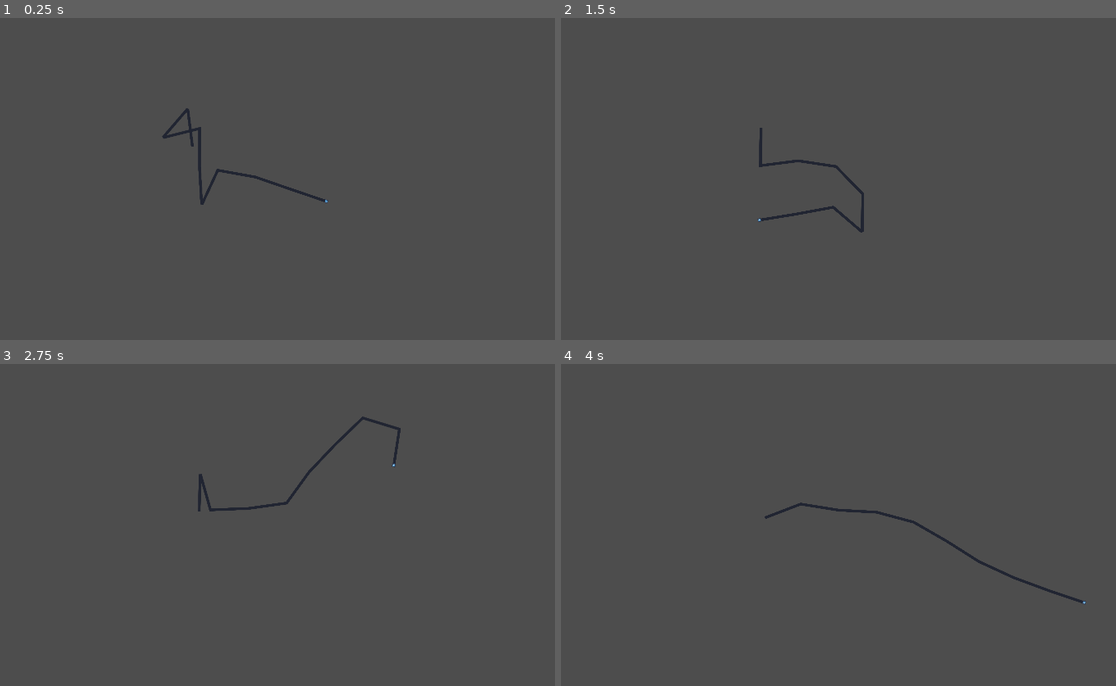
Above: before the commit, frames 1-4 (two rows, left to right).
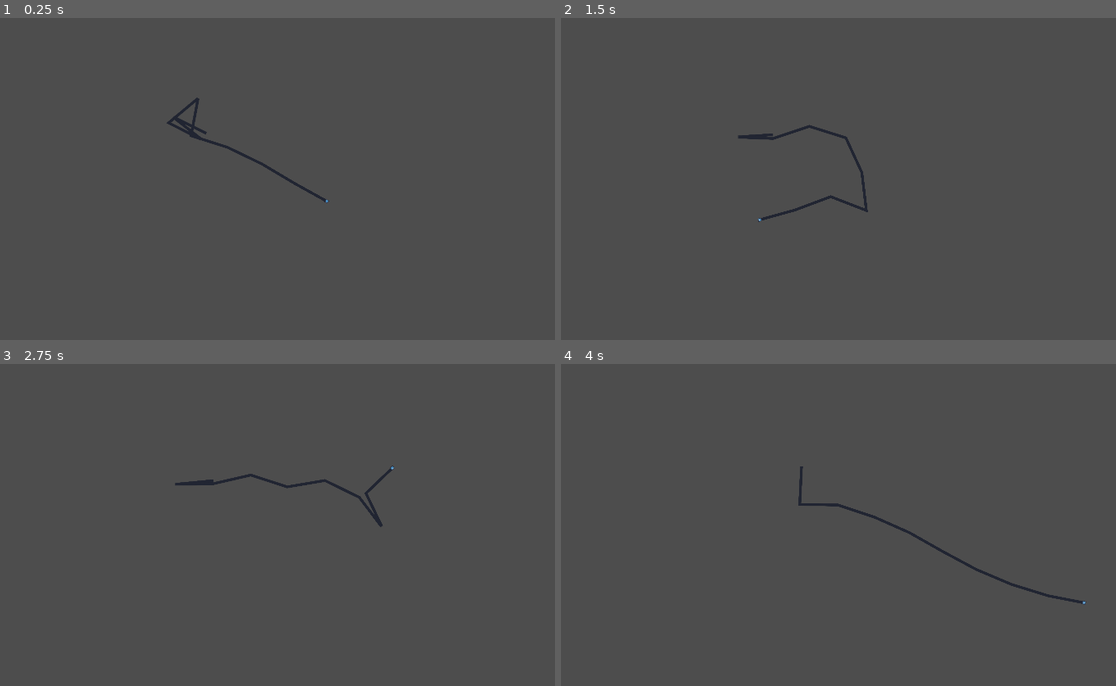
Above: after the commit, the same moments.

Repository: Oliver-Joffee/ChainGame
Game: Godot game, scene res://Chains/chain.tscn
Same seed, same stepped clock (60 frames per second), same inputs: the game is played once before the commit and once after it. The project has no main scene, so this scene is started directly. The engine's default icon, where the game draws it, is replaced by a stand-in: a white triangle on a blue panel in a dark square.
Inputs (mouse positions are in pixels of both pictures, inside the frame that each line leads up to):
- Up to frame 1 (0.25 s): no input
- Up to frame 2 (1.5 s): tap Enter (ui_accept) at 0.5, 0.77 s; move the mouse to (1032, 182) at 0.52 s; move the mouse to (755, 220) at 1.27 s
- Up to frame 3 (2.75 s): tap Enter (ui_accept) at 1.52, 2 s; move the mouse to (394, 467) at 2.02 s
- Up to frame 4 (4 s): move the mouse to (855, 621) at 2.77 s; tap Enter (ui_accept) at 3.02, 3.77 s; move the mouse to (1088, 602) at 3.52 s

The runs differ from the first frame. In frame 1, 0.8% of the frame differs, in the area x 29-60%, y 24-59%; in frame 2, 0.9%; in frame 3, 1.0%, in the area x 31-73%, y 16-51%; in frame 4, 1.0%.

Commit message:
Cleaned up collision save

Diff:
--- a/Chains/chain.gd
+++ b/Chains/chain.gd
@@ -5,16 +5,11 @@
 class Point:
 	var currentPosition: Vector2 = Vector2(0,0)
 	var oldPosition: Vector2 = Vector2(0,0)
-	var oldPosition1: Vector2 = Vector2(0,0)
 	var neighbor: Point
-	var neighbor2: Point
 	var newPosition: Vector2 = Vector2(0,0)
 	var maxLength: float
 	var velocity: Vector2 = (currentPosition - oldPosition)*.98
 	var par: Node2D
-	var collisionOverride: Vector2 = Vector2.INF
-	var lock: Vector2
-
 	#Updates velocity every frame by verlet integration
 	func updateVel(newVelocity: Vector2 = Vector2(0,0)):
 		if newVelocity == Vector2(0,0):
@@ -23,8 +18,6 @@
 			velocity = newVelocity
 	#Adds velocity, shoots collision ray
 	func update():
-
-		lock = Vector2(1,1)
 		newPosition = currentPosition + velocity
 		oldPosition = currentPosition
 		var ray = RayCast2D.new()
@@ -36,17 +29,8 @@
 		par.add_child(ray)
 		ray.force_raycast_update()
 		if ray.is_colliding():
-
-
-
 			var normal = ray.get_collision_normal().normalized()
 			currentPosition = ray.get_collision_point() + normal
-			if normal == Vector2(1,0) || normal == Vector2(-1,0):
-				lock = Vector2(0, 1)
-			elif normal == Vector2(0, 1) || normal == Vector2(0, -1):
-				lock = Vector2(1, 0)
-
-
 		else:
 			currentPosition = newPosition
 		par.remove_child(ray)
@@ -60,8 +44,8 @@
 
 		var error = distance - maxLength
 
-		currentPosition += delta.normalized() * error * .5 * lock
-		neighbor.currentPosition -= delta.normalized() * error * .5 * neighbor.lock
+		currentPosition += delta.normalized() * error * .5
+		neighbor.currentPosition -= delta.normalized() * error * .5
 
 
 	#just moves to the correct position
